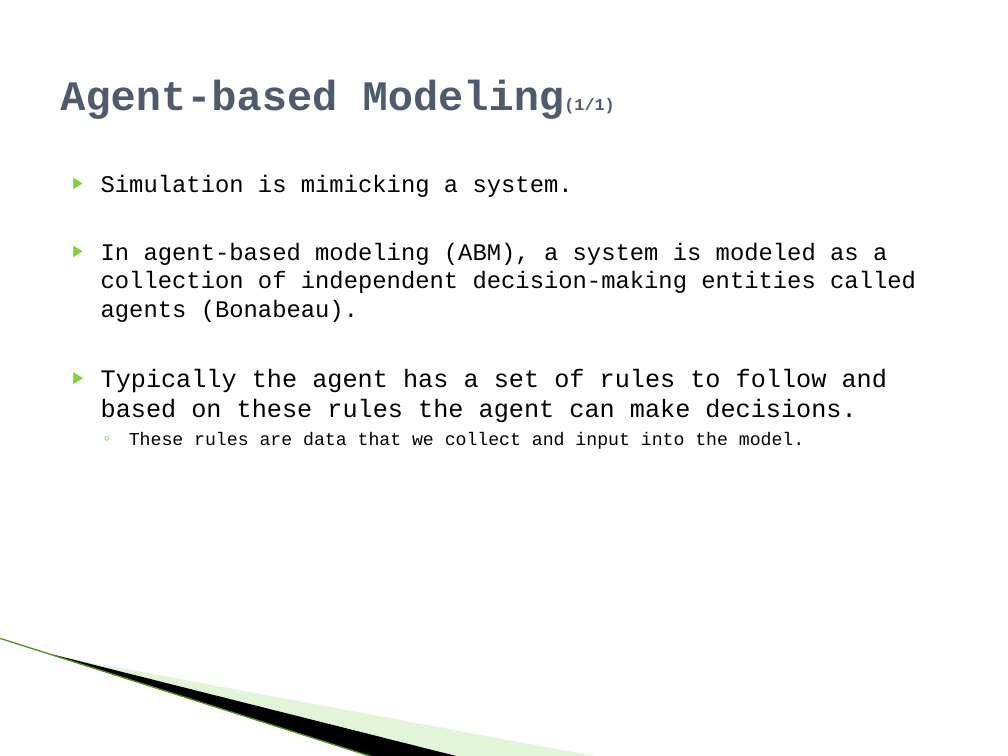
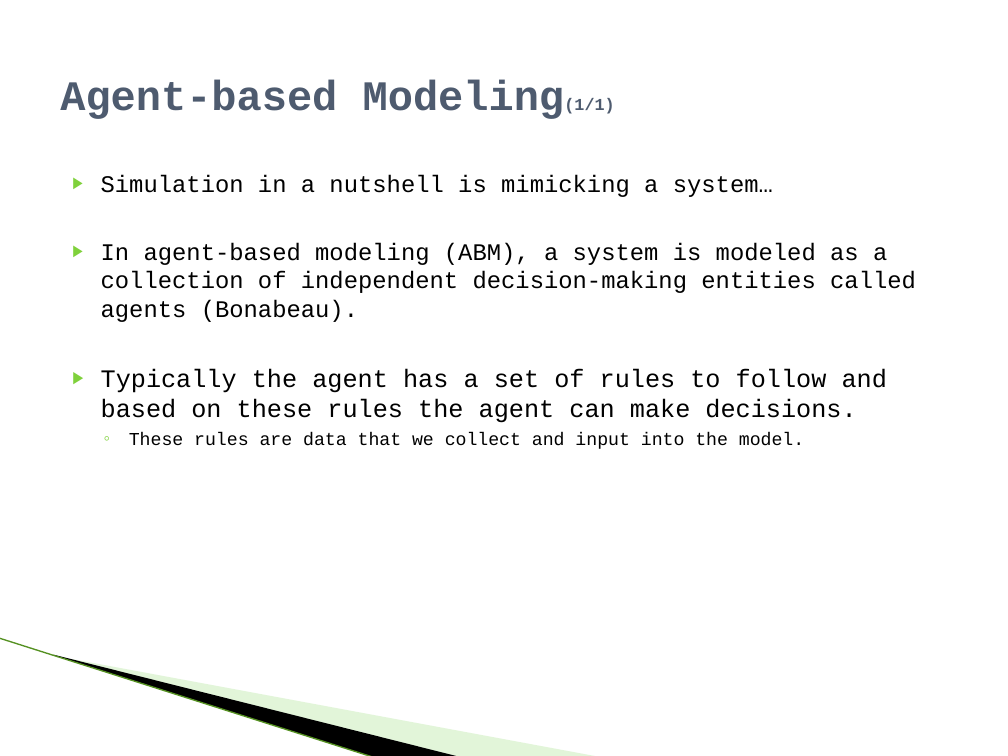
Before and after one commit to raodj/muse, a slide deck: slide 6 of Thesis/MUSE_Defense_presentation.pptx. Drawn at 1008x756 pixels with LibreOffice and Linux fonts; fonts in the diff are those of the drawing; background and template pictures are left out. Boxes give left, top, right and bottom in pixels: in the first picture for what was removed or moved away, otherwise in the second. Text is boxed around its words. In the diff, an @@ line names an element or a change of style, - is before the commit and + after.

```diff
--- a/Thesis/MUSE_Defense_presentation.pptx
+++ b/Thesis/MUSE_Defense_presentation.pptx
@@ text at box(101, 174, 773, 197): text changed @@
-▶ Simulation is mimicking a system.
+▶ Simulation in a nutshell is mimicking a system…
```
Also in this commit, not shown: 2 other slides changed, 8 slides added, 1 other file.
